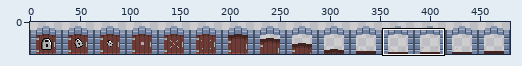
A sprite sheet gets an edit: data/images/doorTop.png. The first picture is a wide view before the edit; the outline marks the close-up.
Close-up. Before the commit:
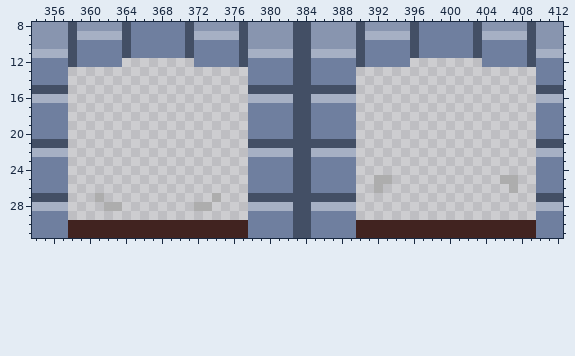
The file is 480x32 pixels. Colours within 5 levels of each other are drawn and written as one. Shown: x 354..412, y 8..31. The commit also changed other parts of the picture, which this record leaves out.
Now the later version:
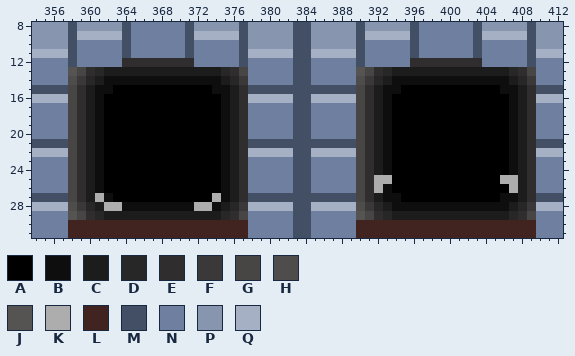
Palette (. is transparent): A #000000  B #0e0e0e  C #1d1c1c  D #282727  E #2f2d2d  F #3a3838  G #484545  H #4f4c4c  J #565353  K #adadad  L #412320  M #434f65  N #6f7f9f  P #8895af  Q #a6b0c4
Diff:
{"y":12,"x":364,"old":"........","new":"EEEEEEEE"}
{"y":12,"x":396,"old":"........","new":"EEEEEEEE"}
{"y":13,"x":358,"old":"....................","new":"JGEDCCCCCCCCCCCCCDEG"}
{"y":13,"x":390,"old":"....................","new":"JGEDCCCCCCCCCCCCCDEG"}
{"y":14,"x":358,"old":"....................","new":"HFDCBBBBBBBBBBBBBCDF"}
{"y":14,"x":390,"old":"....................","new":"HFDCBBBBBBBBBBBBBCDF"}
{"y":15,"x":358,"old":"....................","new":"GECBBAAAAAAAAAAABBCE"}
{"y":15,"x":390,"old":"....................","new":"GECBBAAAAAAAAAAABBCE"}
{"y":16,"x":358,"old":"....................","new":"GECBAAAAAAAAAAAAABCE"}
{"y":16,"x":390,"old":"....................","new":"GECBAAAAAAAAAAAAABCE"}
{"y":17,"x":358,"old":"....................","new":"GECBAAAAAAAAAAAAABCE"}
{"y":17,"x":390,"old":"....................","new":"GECBAAAAAAAAAAAAABCE"}
{"y":18,"x":358,"old":"....................","new":"GECBAAAAAAAAAAAAABCE"}
{"y":18,"x":390,"old":"....................","new":"GECBAAAAAAAAAAAAABCE"}
{"y":19,"x":358,"old":"....................","new":"GECBAAAAAAAAAAAAABCE"}
{"y":19,"x":390,"old":"....................","new":"GECBAAAAAAAAAAAAABCE"}
{"y":20,"x":358,"old":"....................","new":"GECBAAAAAAAAAAAAABCE"}
{"y":20,"x":390,"old":"....................","new":"GECBAAAAAAAAAAAAABCE"}
{"y":21,"x":358,"old":"....................","new":"GECBAAAAAAAAAAAAABCE"}
{"y":21,"x":390,"old":"....................","new":"GECBAAAAAAAAAAAAABCE"}
{"y":22,"x":358,"old":"....................","new":"GECBAAAAAAAAAAAAABCE"}
{"y":22,"x":390,"old":"....................","new":"GECBAAAAAAAAAAAAABCE"}
{"y":23,"x":358,"old":"....................","new":"GECBAAAAAAAAAAAAABCE"}
{"y":23,"x":390,"old":"....................","new":"GECBAAAAAAAAAAAAABCE"}
{"y":24,"x":358,"old":"....................","new":"GECBAAAAAAAAAAAAABCE"}
{"y":24,"x":390,"old":"....................","new":"GECBAAAAAAAAAAAAABCE"}
{"y":25,"x":358,"old":"....................","new":"GECBAAAAAAAAAAAAABCE"}
{"y":25,"x":390,"old":"..","new":"GE"}
{"y":25,"x":394,"old":"............","new":"AAAAAAAAAAAA"}
{"y":25,"x":408,"old":"..","new":"CE"}
{"y":26,"x":358,"old":"....................","new":"GECBAAAAAAAAAAAAABCE"}
{"y":26,"x":390,"old":"..","new":"GE"}
{"y":26,"x":393,"old":"..............","new":"BAAAAAAAAAAAAA"}
{"y":26,"x":408,"old":"..","new":"CE"}
{"y":27,"x":358,"old":"...","new":"GEC"}
{"y":27,"x":362,"old":"............","new":"BAAAAAAAAAAA"}
{"y":27,"x":375,"old":"...","new":"BCE"}
{"y":27,"x":390,"old":"....................","new":"GECBBAAAAAAAAAAABBCE"}
{"y":28,"x":358,"old":"....","new":"HFDC"}
{"y":28,"x":364,"old":"........","new":"BBBBBBBB"}
{"y":28,"x":374,"old":"....","new":"BCDF"}
{"y":28,"x":390,"old":"....................","new":"HFDCBBBBBBBBBBBBBCDF"}
{"y":29,"x":358,"old":"....................","new":"JGEDCCCCCCCCCCCCCDEG"}
{"y":29,"x":390,"old":"....................","new":"JGEDCCCCCCCCCCCCCDEG"}
